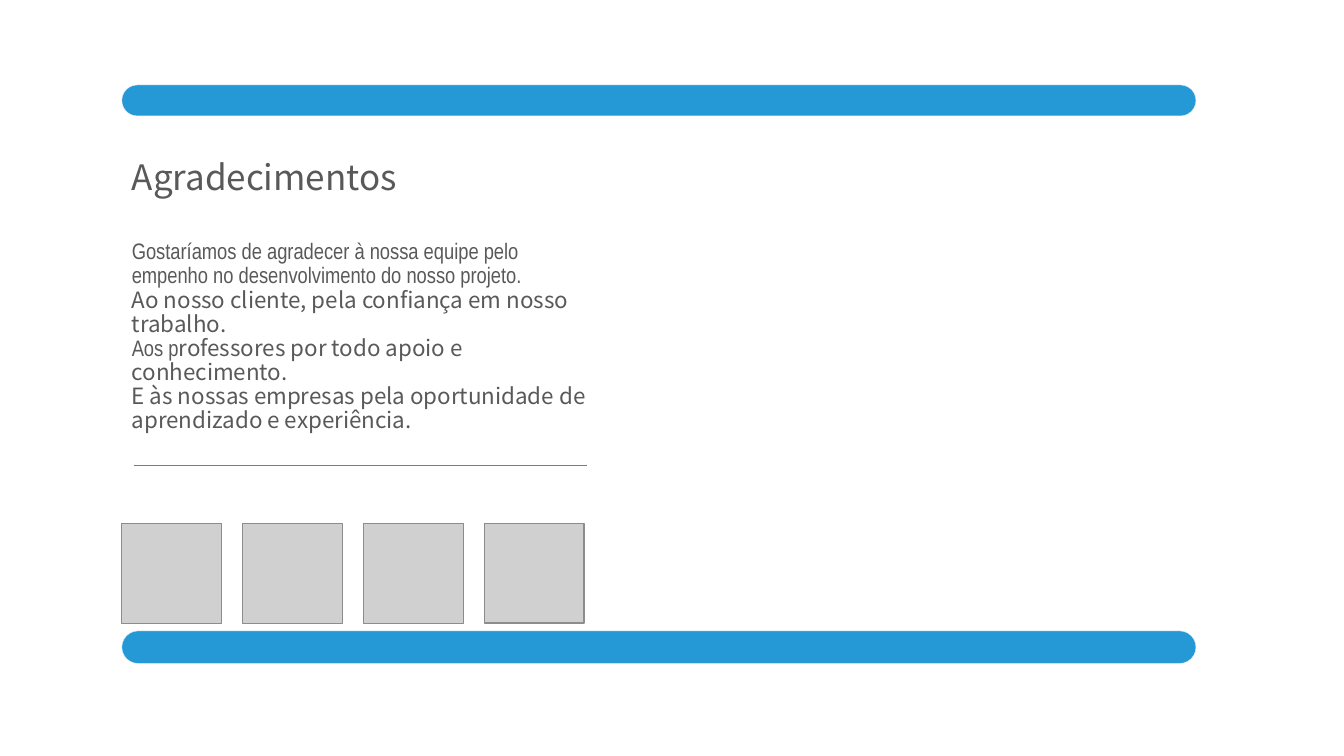
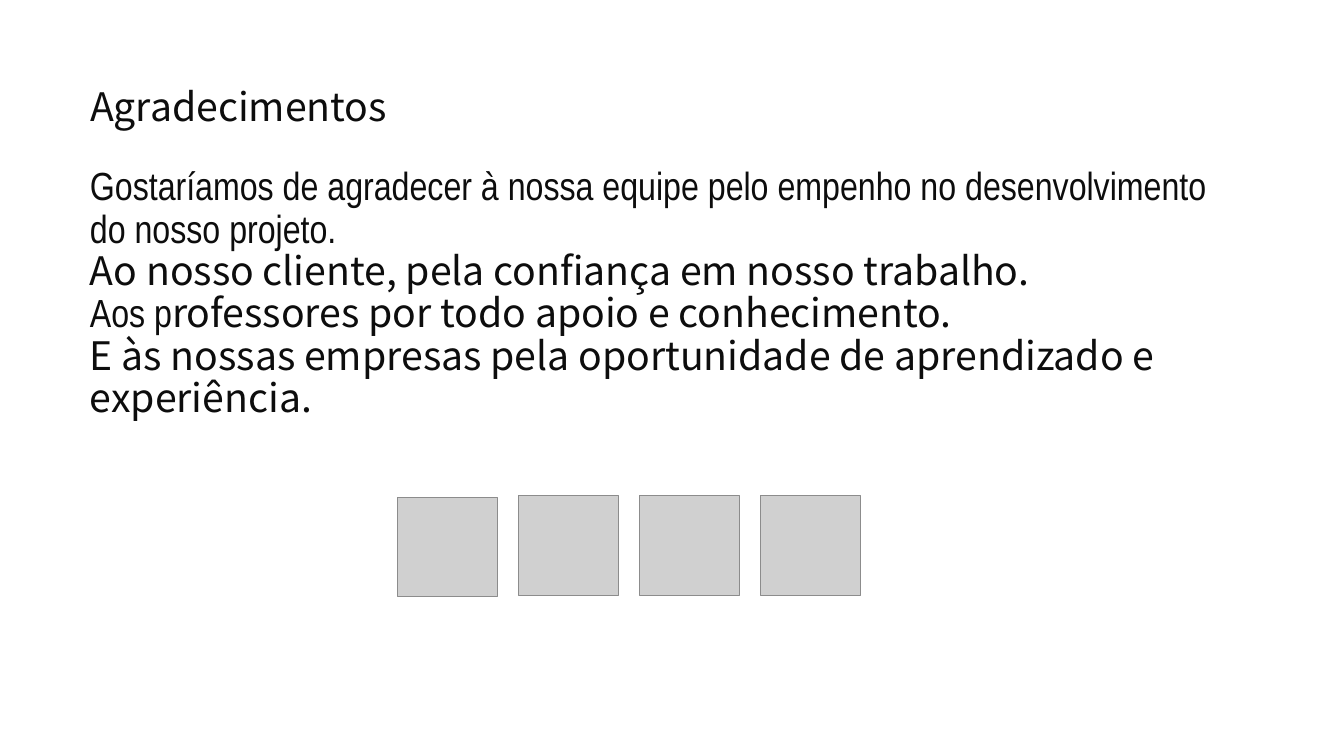
Before and after one commit to 2ADSC-Grupo9-HSO/Documentacao, a slide deck: slide 14 of Apresentações PPT/HSO-Sprint3.pptx (slide 10 before the commit). Drawn at 1344x756 pixels with LibreOffice and Linux fonts; fonts in the diff are those of the drawing; grey boxes stand for pictures; background and template pictures are left out. Boxes give left, top, right and bottom in pixels: in the first picture for what was removed or moved away, otherwise in the second. Text is boxed around its words. In the diff, an @@ line names an element or a change of style, - is before the commit and + after.

```diff
--- a/Apresentações PPT/HSO-Sprint3.pptx
+++ b/Apresentações PPT/HSO-Sprint3.pptx
@@ text "Agradecimentos": place and size @@
-text "Agradecimentos" at (132, 162, 397, 199)
+text "Agradecimentos" at (90, 89, 387, 131)
@@ text "Agradecimentos" at (90, 89, 387, 131): size 25 to 28 pt, text colour #595959 to #0D0D0D @@
@@ rounded rectangle removed at (122, 85, 1197, 116) @@
@@ text "Gostaríamos de agradecer à nossa ...": place and size @@
-text "Gostaríamos de agradecer à nossa ..." at (132, 242, 585, 433)
+text "Gostaríamos de agradecer à nossa ..." at (90, 171, 1206, 421)
@@ text "Gostaríamos de agradecer à nossa ..." at (90, 171, 1206, 421): size 16 to 28 pt, text colour #595959 to #0D0D0D @@
@@ line removed from (587, 466) to (134, 466) @@
@@ picture added at (398, 498, 498, 598) @@
@@ 3 pictures: place and size @@
-3 pictures at (243, 524, 585, 624)
+3 pictures at (519, 496, 861, 596)
@@ picture removed at (122, 524, 222, 624) @@
@@ rounded rectangle removed at (122, 631, 1197, 663) @@
```
Also in this commit, not shown: 7 other slides changed, 7 slides added, 17 slides removed.
